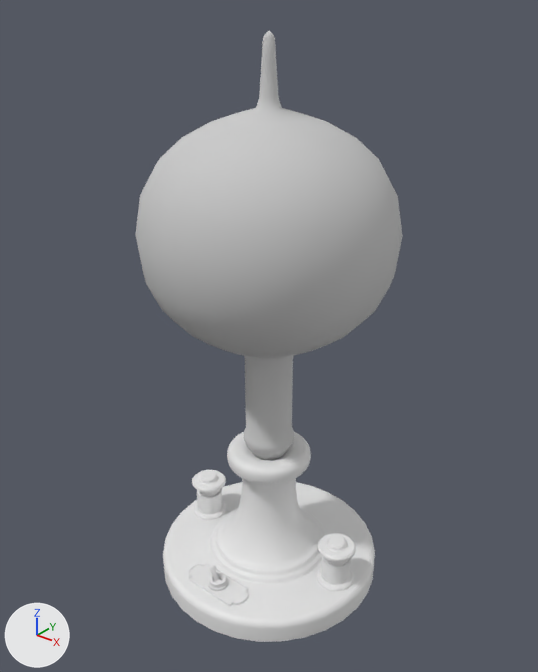
The FBX model Assets/Meshes/Light_box.fbx: old version first, new version second.
Before and after are seen from a 50 mm camera at (1.66, -2.07, 2.42) aimed at (0.0, 0.0, 1.14). Every picture has the same lights, and +X, +Y and +Z are marked at lower left. Where no turn or scale is listed for an object, it has been applied to the vertices.

Objects in the first picture: 'Bulb', 'Light_Box', 'Off_On_Button'.
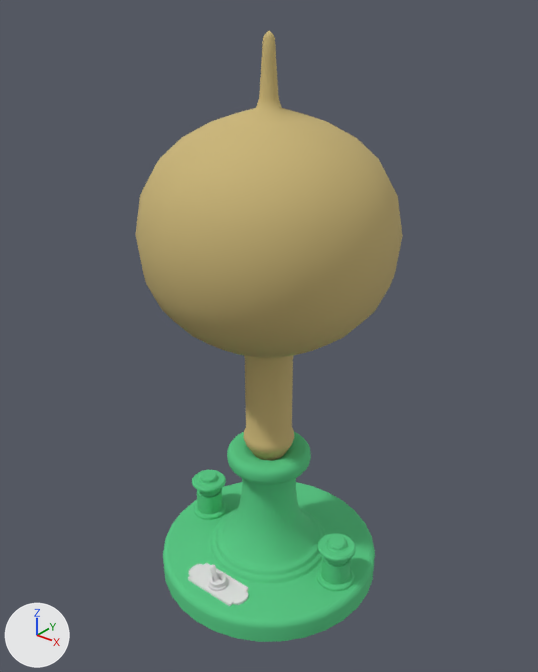
Location of each change, [x1, y1, x2, y2] in pixels of the pictures (538 x 672 px):
'Bulb', recoloured (grey to yellow)
    both: [135, 31, 402, 460]
'Light_Box', recoloured (white to green)
    both: [163, 432, 375, 642]

The change in detail:
Material 'Material #7' (mat_material__7) is new.
Its base color is (0.0902, 0.588, 0.231) (green #55ca84).
Its roughness is 0.859.
Material 'Material #6' (mat_material__6) is new.
Its base color is (0.588, 0.459, 0.18) (yellow #cab476).
Its roughness is 0.859.
me_mesh has 2248 vertices, 2256 faces and spans x -0.481..0.481, y -0.481..0.481, z 0.0..1.221.
me_mesh now uses material mat_material__7 (green #55ca84).
me_mesh_001 has 745 vertices, 744 faces and spans x -0.49..0.49, y -0.49..0.49, z -0.93..0.78.
me_mesh_001 no longer uses material mat_material__4 (light grey #cacaca).
me_mesh_001 now uses material mat_material__6 (yellow #cab476).
